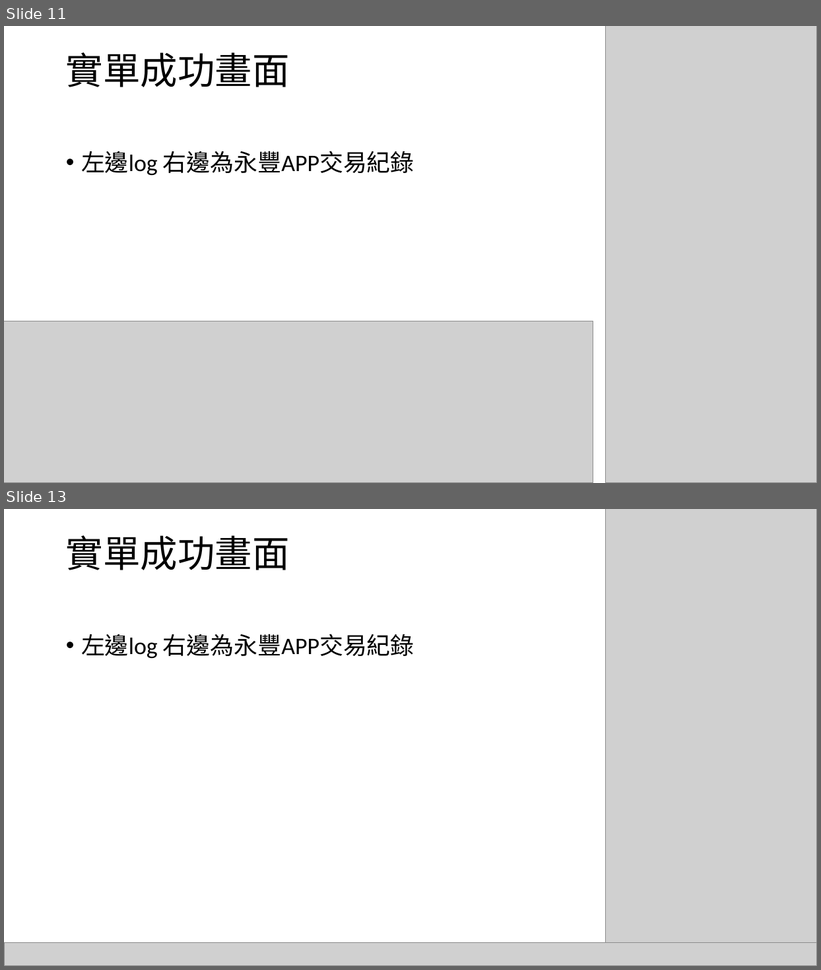
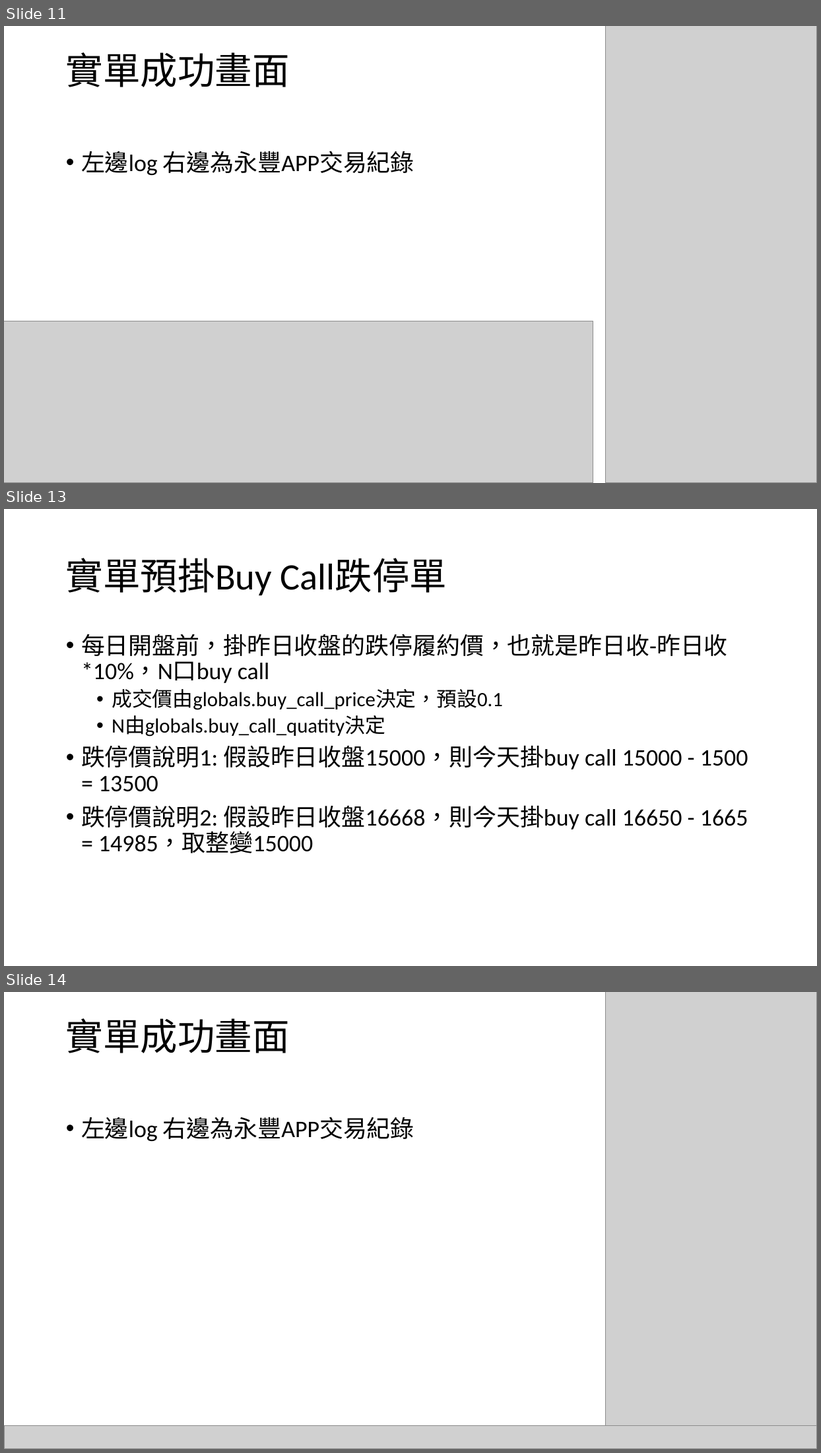
Before and after one commit to youthink0/shioaji-options, a slide deck: 選擇權自動化.pptx. Shown one above the other, each under a label of ours: slides 11 and 13 before the commit, slides 11, 13 and 14 after it; the slides between them are not shown. The pictures are 821x970 and 821x1453 pixels, drawn with LibreOffice and Linux fonts; fonts in the diff are those of the drawing; grey boxes stand for pictures. Boxes give left, top, right and bottom in pixels: in the first picture for what was removed or moved away, otherwise in the second. Text is boxed around its words. In the diff, an @@ line names an element or a change of style, - is before the commit and + after.

```diff
--- a/選擇權自動化.pptx
+++ b/選擇權自動化.pptx
@@ slide 13 added at [4,509,817,966], background #FFFFFF @@
@@ title added at [66,558,448,595], 44 pt, text #000000 @@
+實單預掛Buy Call跌停單
@@ text added at [81,634,748,854], 28 pt, text #000000 @@
+• 每日開盤前，掛昨日收盤的跌停履約價，也就是昨日收-昨日收*10%，N口buy call
+  • 成交價由globals.buy_call_price決定，預設0.1
+  • N由globals.buy_call_quatity決定
+• 跌停價說明1: 假設昨日收盤15000，則今天掛buy call 15000 - 1500 = 13500
+• 跌停價說明2: 假設昨日收盤16668，則今天掛buy call 16650 - 1665 = 14985，取整變15000
@@ what was slide 13 is now slide 14 @@
```
Also in this commit, not shown: 1 slide changed, 1 other file.
